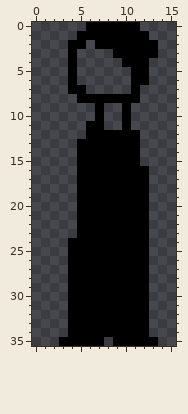
Edited in one commit: pixel-art file (libresprite/biped.ase). The first picture shows the starting point.
16x36 pixels, 1 frame.
Now the later version:
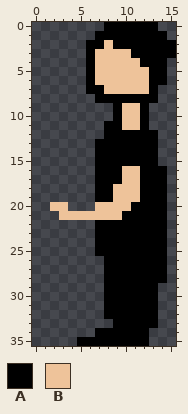
Palette (. is transparent): A #000000  B #eec39a
Difference:
@@ x 0..15 @@
- 0 ......AAAAAA....
- 1 .....AAAAAAAA...
- 2 ....AA.AAAAAAA..
- 3 ....A....AAAAA..
- 4 ....A.....AAA...
- 5 ....A......AA...
- 6 ....A......AA...
- 7 ....AA.....A....
- 8 .....AAAAAAA....
- 9 .......A..A.....
-10 .......A..A.....
-11 ......AA..A.....
-12 ......AAAAAA....
-13 .....AAAAAAA....
-14 .....AAAAAAA....
-15 .....AAAAAAA....
-16 .....AAAAAAAA...
-17 .....AAAAAAAA...
-18 .....AAAAAAAA...
-19 .....AAAAAAAA...
-20 .....AAAAAAAA...
-21 .....AAAAAAAA...
-22 .....AAAAAAAA...
-23 .....AAAAAAAA...
-24 ....AAAAAAAAA...
-25 ....AAAAAAAAA...
-26 ....AAAAAAAAA...
-27 ....AAAAAAAAA...
-28 ....AAAAAAAAA...
-29 ....AAAAAAAAA...
-30 ....AAAAAAAAA...
-31 ....AAAAAAAAA...
-32 ....AAAAAAAAA...
-33 ....AAAAAAAAA...
-34 ....AAAAAAAAA...
-35 ...AAAAA.AAAAA..
+ 0 ........AAAAAA..
+ 1 .......AAAAAAAA.
+ 2 ......AABAAAAAAA
+ 3 ......ABBBBAAAAA
+ 4 ......ABBBBBAAA.
+ 5 ......ABBBBBBAA.
+ 6 ......ABBBBBBAA.
+ 7 ......AABBBBBA..
+ 8 .......AAAAAAA..
+ 9 .........ABBA...
+10 .........ABBA...
+11 ........AABBA...
+12 ........AAAAAA..
+13 .......AAAAAAA..
+14 .......AAAAAAA..
+15 .......AAAAAAA..
+16 .......AAABBAAA.
+17 .......AAABBAAA.
+18 .......AABBBAAA.
+19 .......AABBBAAA.
+20 ..BB...BBBBAAAA.
+21 ...BBBBBBBAAAAA.
+22 .......AAAAAAAA.
+23 .......AAAAAAAA.
+24 .......AAAAAAAA.
+25 .......AAAAAAAA.
+26 ........AAAAAAA.
+27 ........AAAAAAA.
+28 ........AAAAAAA.
+29 ........AAAAAA..
+30 ........AAAAAA..
+31 ........AAAAAA..
+32 ........AAAAAA..
+33 .........AAAAA..
+34 .......AAAAAA...
+35 .....AAAAAAAA...
Pixel boxes of the changes (left, top, right, bottom) in both pictures:
changed: (50, 22, 176, 346)
